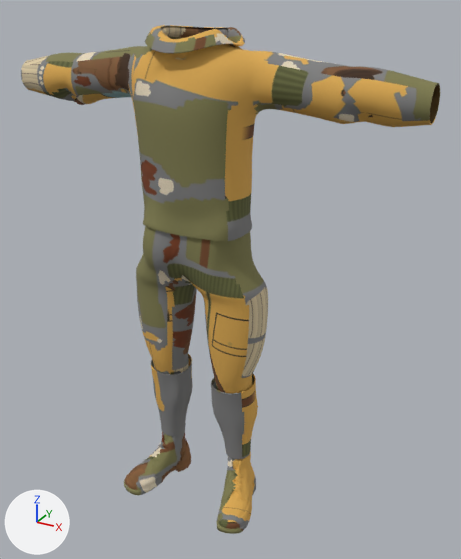
One commit to the glTF model data/characters/traveller-v2/outfits/glider-pilot/glider-pilot.glb: the scene before it, then after it.
The view is the same before and after, from a 50 mm lens placed at (0.955, -1.516, 1.58), pointed at (0.088, 0.059, 0.793). Arrows for +X, +Y and +Z are at lower left; the lights stay in place. The older version comes first. Vertices at exactly the same position are counted once.

Objects in the first picture: 'Jacket', 'Jodhpurs', 'PilotBoots', 'Puttees'.
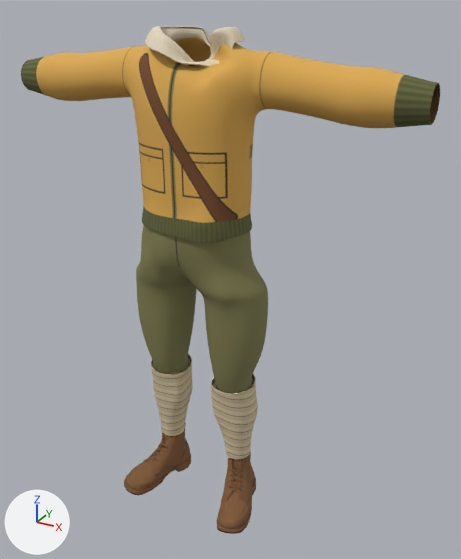
What differs and where, as boxes (x1, y1, x2, y2) in the pictures (461 x 559 px; the box of a moved part takes in the faces that stretch with it):
'Jacket', reshaped: before (21, 25, 440, 241); after (21, 26, 440, 243)
'Jodhpurs', reshaped: before (136, 226, 268, 393); after (136, 225, 268, 393)
part 1 of me_jacket, moved or reshaped: before (21, 25, 440, 241); after (21, 26, 440, 243)
part 2 of me_jacket, surface changed: (21, 26, 440, 227) in both
part 3 of me_jodhpurs, moved or reshaped: before (136, 226, 259, 337); after (136, 225, 259, 337)
part 4 of me_jodhpurs, surface changed (brown to yellow): (137, 226, 268, 393) in both
part 5 of me_pilotboots, surface changed (orange to brown): (124, 423, 256, 534) in both
part 6 of me_puttees, moved or reshaped: (220, 426, 240, 459) in both
part 7 of me_puttees, moved or reshaped: (154, 389, 175, 436) in both
part 8 of me_puttees, surface changed (grey to brown): (151, 354, 258, 459) in both

Edits to the bpy script that builds the scene:
```text
Change me_jacket:
    used by ob_jacket; location = (0.0, 0.0, 0.0)
    remove me_jacket.from_pydata(...)  # 10105 vertices, 19936 faces; spans x -0.636..0.636, y -0.117..0.152, z 0.969..1.515
    add me_jacket.from_pydata(...)  # 10101 vertices, 19925 faces; spans x -0.636..0.636, y -0.11..0.151, z 0.967..1.515
    me_jacket part 1: 53 vertices moved within x -0.612..0.635, y -0.099..0.127, z 0.974..1.511; 4869 vertices removed from x -0.635..0.636, y -0.117..0.152, z 0.969..1.515; 4865 vertices added at x -0.635..0.636, y -0.11..0.151, z 0.967..1.515
    me_jacket part 2: 8105 kept faces spanning x -0.636..0.636, y -0.108..0.14, z 0.973..1.511 get new texture (UV) coordinates
Change me_jodhpurs:
    used by ob_jodhpurs; location = (0.0, 0.0, 0.0)
    remove me_jodhpurs.from_pydata(...)  # 5007 vertices, 9792 faces; spans x -0.226..0.226, y -0.12..0.123, z 0.393..1.089
    add me_jodhpurs.from_pydata(...)  # 5007 vertices, 9792 faces; spans x -0.226..0.226, y -0.109..0.123, z 0.393..1.092
    me_jodhpurs part 3: 1190 of 5007 vertices moved; they spanned x -0.206..0.201, y -0.12..0.119, z 0.686..1.089 and now span x -0.205..0.201, y -0.109..0.118, z 0.686..1.092; mean shift (-0.001, -0.002, 0.0); largest move (-0.04, -0.116, 0.898) -> (-0.074, -0.104, 0.897)
    me_jodhpurs part 4: 9776 kept faces spanning x -0.226..0.226, y -0.109..0.123, z 0.393..1.092 get new texture (UV) coordinates
Change me_pilotboots:
    used by ob_pilotboots; location = (0.0, 0.0, 0.0)
    remove me_pilotboots.from_pydata(...)  # 3357 vertices, 6496 faces; spans x -0.236..0.237, y -0.165..0.108, z 0.0..0.238
    add me_pilotboots.from_pydata(...)  # 3363 vertices, 6505 faces; spans x -0.236..0.237, y -0.165..0.108, z 0.0..0.239
    me_pilotboots part 5: 6271 kept faces spanning x -0.236..0.237, y -0.165..0.108, z 0.0..0.239 get new texture (UV) coordinates
    edits to the shape of me_pilotboots do not show in these pictures
Change me_puttees:
    used by ob_puttees; location = (0.0, 0.0, 0.0)
    remove me_puttees.from_pydata(...)  # 2361 vertices, 4454 faces; spans x -0.191..0.191, y -0.045..0.115, z 0.173..0.465
    add me_puttees.from_pydata(...)  # 2358 vertices, 4454 faces; spans x -0.191..0.191, y -0.045..0.115, z 0.174..0.465
    me_puttees part 6: 182 vertices moved from x 0.086..0.151, y -0.013..0.098, z 0.173..0.285 to x 0.086..0.151, y -0.014..0.097, z 0.174..0.286; 19 vertices removed from x 0.095..0.15, y -0.003..0.076, z 0.174..0.193; 20 vertices added at x 0.095..0.15, y -0.01..0.075, z 0.174..0.193
    me_puttees part 7: 88 vertices moved from x -0.183..-0.105, y -0.018..0.017, z 0.173..0.342 to x -0.183..-0.106, y -0.017..0.018, z 0.174..0.342; 6 vertices removed from x -0.157..-0.116, y -0.008..0.0, z 0.174..0.262; 4 vertices added at x -0.168..-0.118, y -0.005..0.002, z 0.174..0.263
    me_puttees part 8: 3982 kept faces spanning x -0.191..0.191, y -0.045..0.115, z 0.174..0.465 get new texture (UV) coordinates
    other edits to the shape of me_puttees do not show in these pictures
```
